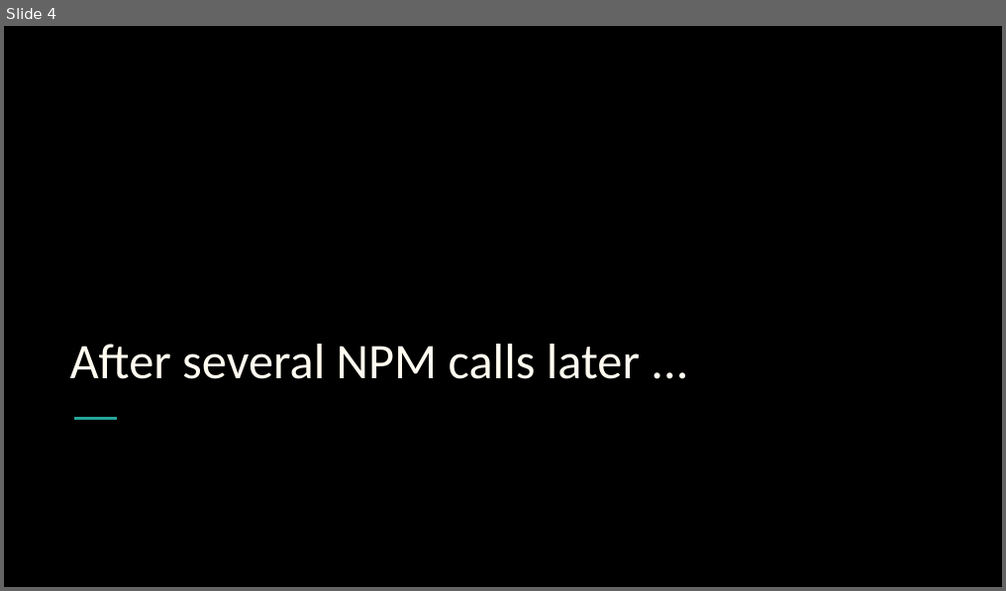
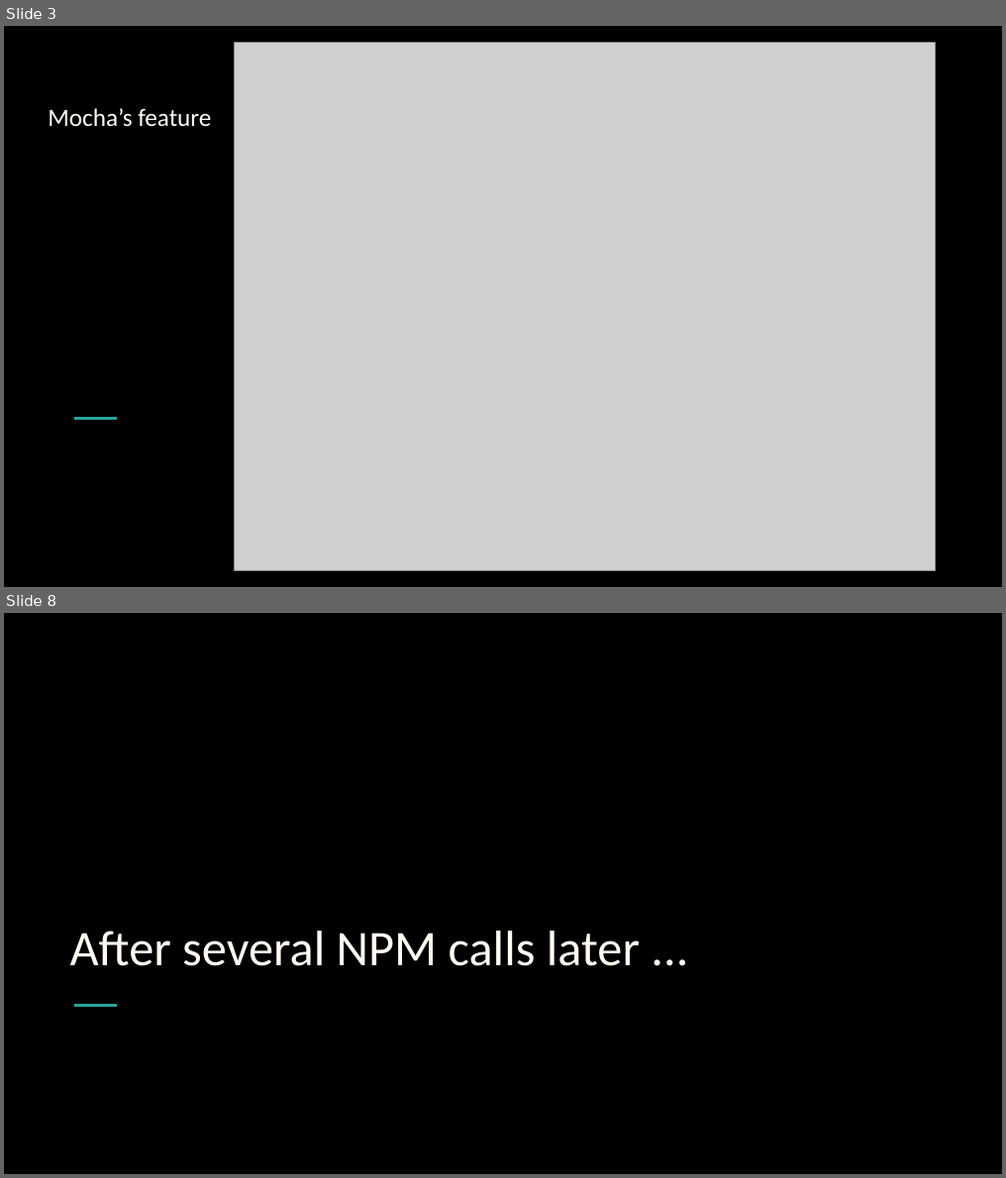
Before and after one commit to ERUD1T3/Mocha-Testing-CI, a slide deck: docs/Mocha - Istanbul - Git - CircleCI.pptx. Shown one above the other, each under a label of ours: slide 4 before the commit, slides 3 and 8 after it; the slides between them are not shown. The pictures are 1006x591 and 1006x1178 pixels, drawn with LibreOffice and Linux fonts; fonts in the diff are those of the drawing; grey boxes stand for pictures. Boxes give left, top, right and bottom in pixels: in the first picture for what was removed or moved away, otherwise in the second. Text is boxed around its words. In the diff, an @@ line names an element or a change of style, - is before the commit and + after.

```diff
--- a/docs/Mocha - Istanbul - Git - CircleCI.pptx
+++ b/docs/Mocha - Istanbul - Git - CircleCI.pptx
@@ slide 3 added at box(4, 26, 1002, 587), background #000000; not listed: 1 template element that a slide beside it also shows @@
@@ picture added at box(235, 43, 936, 570) @@
@@ title added at box(48, 108, 211, 127), 18 pt, text #FFFBF0 @@
+Mocha’s feature
@@ what was slide 4 is now slide 8 @@
```
Also in this commit, not shown: 3 slides changed, 2 other slides added, 11 other files.
